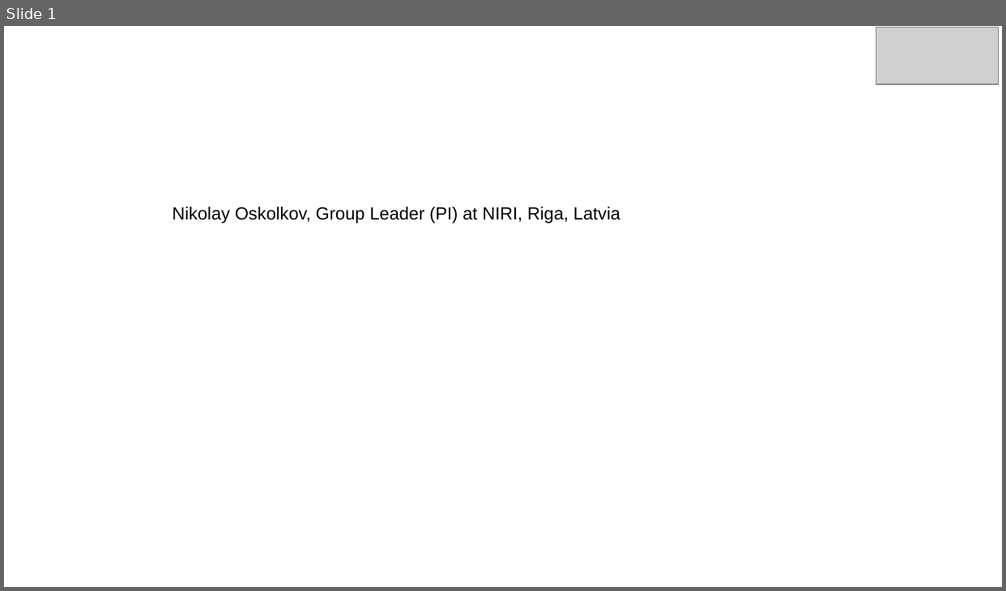
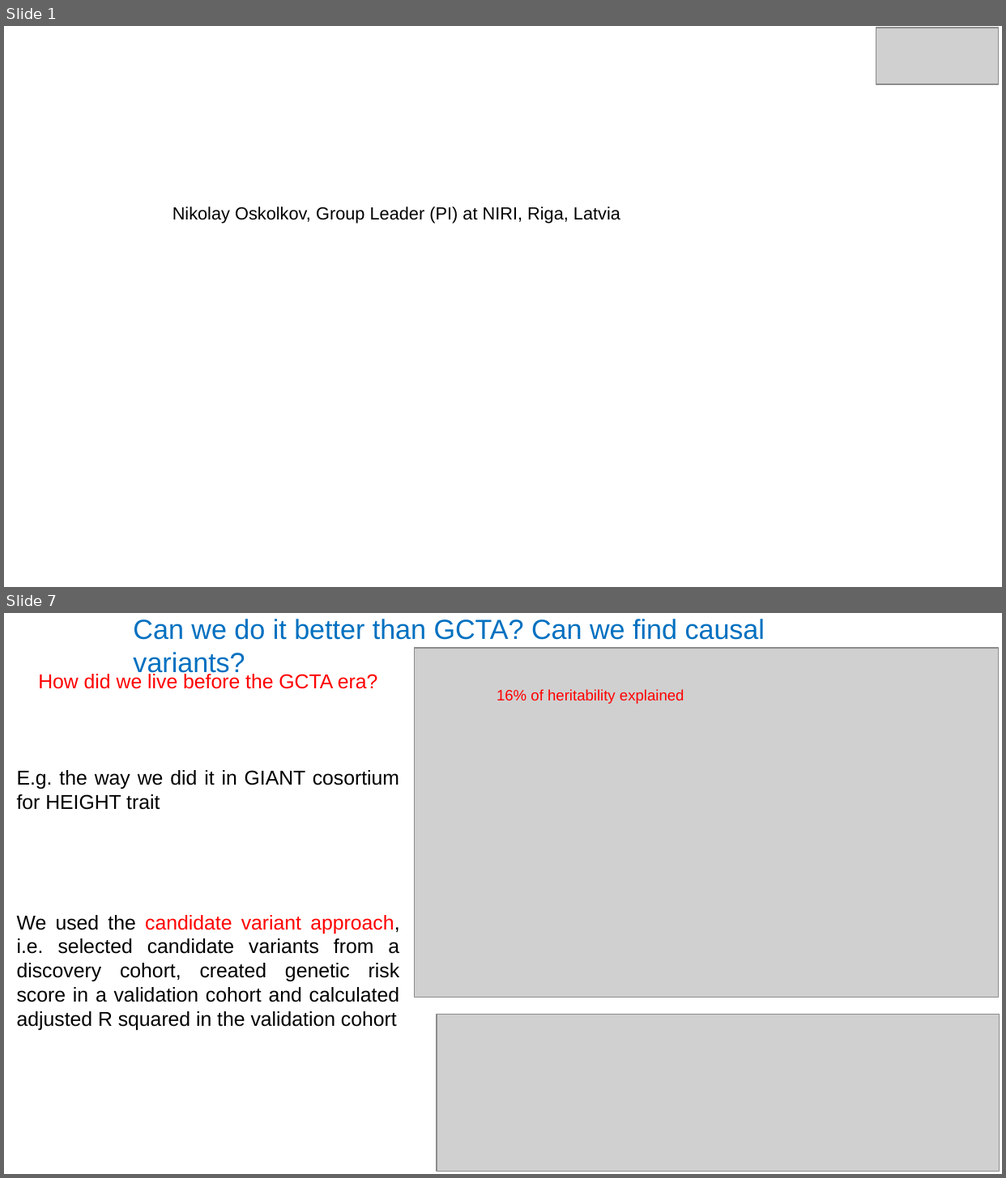
Before and after one commit to NikolayOskolkov/GWAS, a slide deck: slides/Day5/PolygenicRiskScores.pptx. Shown one above the other, each under a label of ours: slide 1 before the commit, slides 1 and 7 after it; the slides between them are not shown. The pictures are 1006x591 and 1006x1178 pixels, drawn with LibreOffice and Linux fonts; fonts in the diff are those of the drawing; grey boxes stand for pictures; background and template pictures are left out. Boxes give left, top, right and bottom in pixels: in the first picture for what was removed or moved away, otherwise in the second. Text is boxed around its words. In the diff, an @@ line names an element or a change of style, - is before the commit and + after.

```diff
--- a/slides/Day5/PolygenicRiskScores.pptx
+++ b/slides/Day5/PolygenicRiskScores.pptx
@@ slide 7 added at (4,613,1002,1174), background #FFFFFF @@
@@ text added at (133,619,765,640), 22 pt, text #0070C0 @@
+Can we do it better than GCTA? Can we find causal variants?
@@ picture added at (414,649,999,998) @@
@@ text added at (17,672,400,1030), 16 pt, text #000000 @@
+How did we live before the GCTA era?
+E.g. the way we did it in GIANT cosortium for HEIGHT trait
+We used the candidate variant approach, i.e. selected candidate variants from a discovery cohort, created genetic risk score in a validation cohort and calculated adjusted R squared in the validation cohort
@@ text added at (496,689,684,704), 12 pt, text #FF0000 @@
+16% of heritability explained
@@ picture added at (437,1014,1000,1172) @@
```
Also in this commit, not shown: 5 other slides added, 6 other files.
